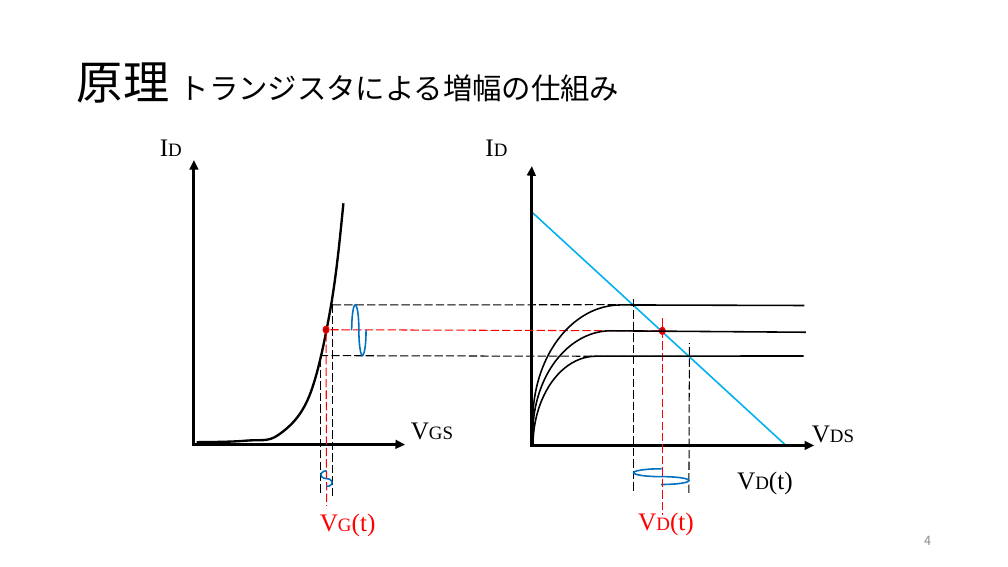
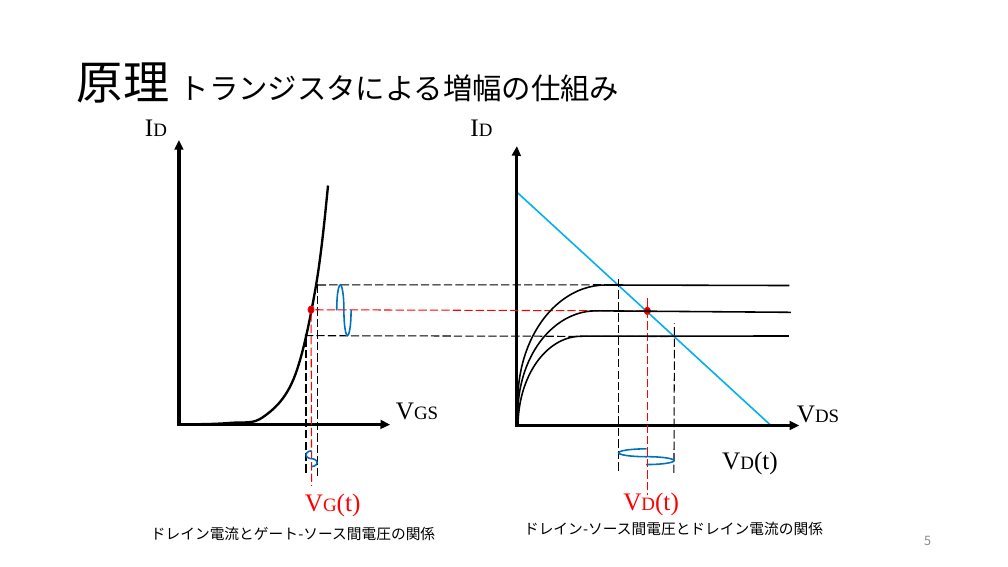
Before and after one commit to yoidea/design_project, a slide deck: slide 5 of design_project1.pptx (slide 4 before the commit). Drawn at 1008x567 pixels with LibreOffice and Linux fonts; fonts in the diff are those of the drawing. Boxes give left, top, right and bottom in pixels: in the first picture for what was removed or moved away, otherwise in the second. Text is boxed around its words. In the diff, an @@ line names an element or a change of style, - is before the commit and + after.

```diff
--- a/design_project1.pptx
+++ b/design_project1.pptx
@@ 14 lines, 9 arc (boxed as its full ellipse)s, 7 texts, 2 ellipses, 2 elbow double arrows, 1 freeform shape: place and size @@
-14 lines, 9 arc (boxed as its full ellipse)s, 7 texts, 2 ellipses, 2 elbow double arrows, 1 freeform shape at <box>153,128,954,537</box>
+14 lines, 9 arc (boxed as its full ellipse)s, 7 texts, 2 ellipses, 2 elbow double arrows, 1 freeform shape at <box>138,107,938,516</box>
@@ text added at <box>151,526,435,541</box>, 14 pt, text #000000 @@
+ドレイン電流とゲート-ソース間電圧の関係
@@ text added at <box>524,521,823,536</box>, 14 pt, text #000000 @@
+ドレイン-ソース間電圧とドレイン電流の関係
@@ page number at <box>924,536,931,545</box>: text changed @@
-4
+5
```
Also in this commit, not shown: 6 other slides changed.
